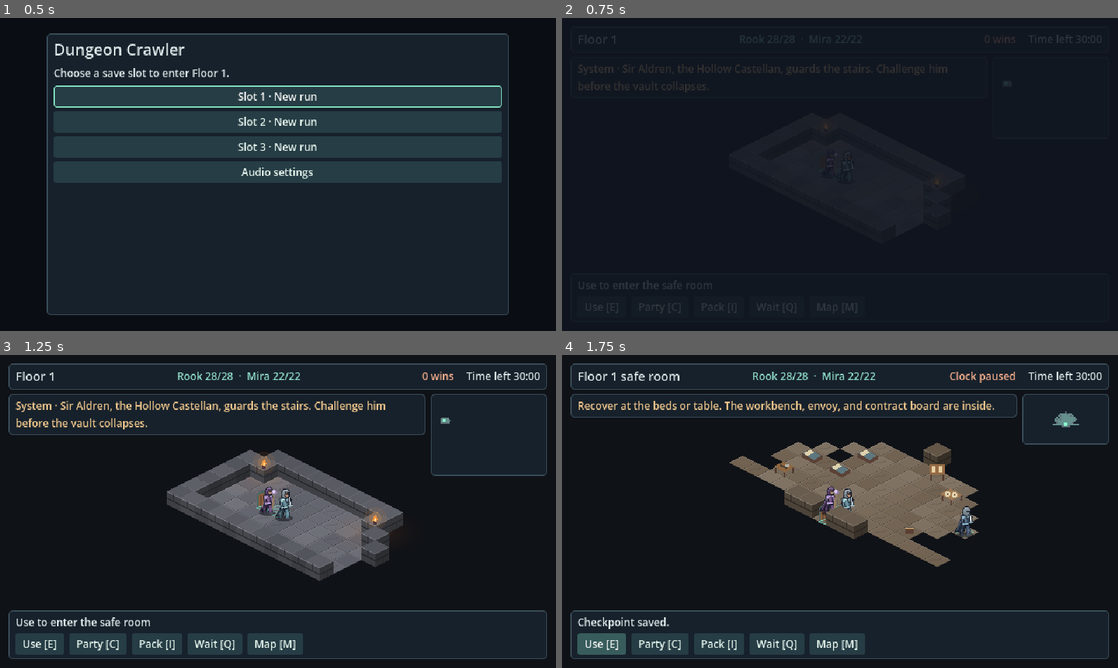
Above: before the commit, frames 1-4 (two rows, left to right).
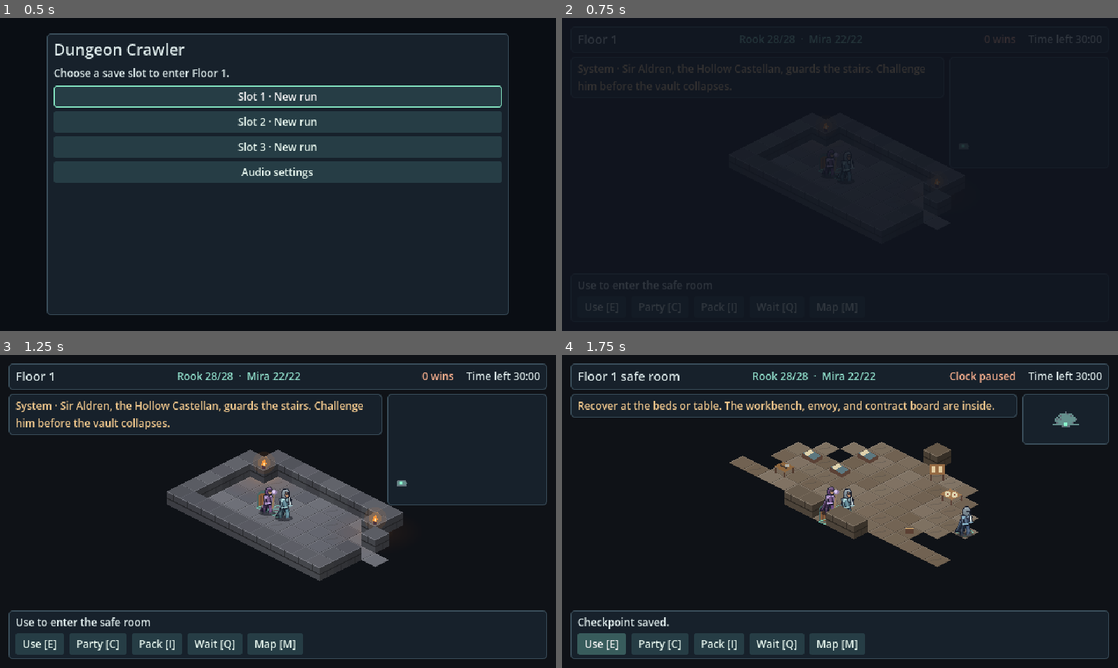
Above: after the commit, the same moments.

Repository: ChrisTitusTech/dungeon-crawler
Game: Godot game, scene res://scenes/main.tscn
Same seed, same stepped clock (60 frames per second), same inputs: the game is played once before the commit and once after it. Sound files missing from this copy of the repository are replaced by a short silence.
Inputs:
- Up to frame 1 (0.5 s): no input
- Up to frame 2 (0.75 s): click "Slot 1 · New run" at 0.5 s
- Up to frame 3 (1.25 s): no input
- Up to frame 4 (1.75 s): click "Use [E]" at 1.25 s

Frame 1 is identical in both runs. In frame 2, 0.2% of the frame differs, in the area x 3-81%, y 14-42%; in frame 3, 1.4%, in the area x 3-99%, y 12-70%; in frame 4, nothing differs.

Commit message:
Double the playable area of all three demo floors

Diff:
--- a/data/floor_2_layout.tres
+++ b/data/floor_2_layout.tres
@@ -4,29 +4,39 @@
 
 [resource]
 script = ExtResource("1_layout")
-refuge_door = Vector2i(4, 11)
+refuge_door = Vector2i(4, 16)
 rows = PackedStringArray(
-"#####################################################",
-"#####################################################",
-"#####################################################",
-"############......P...################...........####",
-"############.c......g.################.........c.####",
-"############..........################......g....####",
-"############.....s...........#########...........####",
-"###t###t####..........######.###t#####...........####",
-"##.......###..........###..........########.##t#t####",
-"##.......######.##t######......g...######..........##",
-"##.......######.#########......T...######..........##",
-"##..DS..........#########..!...................b.>.##",
-"##.......######.#########.....o....######..........##",
-"##.......######.##t######..........######..........##",
-"##.......###..........###..........########.##t#t####",
-"############..........######.###t#####...........####",
-"############..........######.#########..o........####",
-"############......s..........#########........g..####",
-"############.c........################.........m.####",
-"############..........################...........####",
-"#####################################################",
-"#####################################################",
-"#####################################################"
+"###########################################################################",
+"###########################################################################",
+"#######################################################...........#########",
+"##################################t###################..g..........t#######",
+"#########################..............###############.........m...########",
+"#########################..............###############.............########",
+"#########################...s........c.#######################.############",
+"#########################..............#######################.############",
+"############......P...###....................###############...........####",
+"############.c......g.###..............#####.###############.........c.####",
+"############..........###..........o...#####.###############......g....####",
+"############.....s.................................#########...........####",
+"###t###t####..........###..............###########.###t#####...........####",
+"##.......###..........###..............########..........########.##t#t####",
+"##.......######.##t############.###############......g...######..........##",
+"##.......######.#########t#####.###############......T...######..........##",
+"##..DS..........###############.###############..!...................b.>.##",
+"##.......######.###############.###############.....o....######..........##",
+"##.......######.##t############.###############..........######..........##",
+"##.......###..........####..............#######..........########.##t#t####",
+"############..........####..............##########.###t#####...........####",
+"############..........####...g..........##########.#########..o........####",
+"############......s................................#########........g..####",
+"############.c........####..............####################.........m.####",
+"############..........####..............####################...........####",
+"############.......................o....###################################",
+"############............##..............###################################",
+"############...s........##...........c..###################################",
+"############........c...##..............###################################",
+"############............##########t########################################",
+"############............###################################################",
+"##############t############################################################",
+"###########################################################################"
 )
--- a/data/floor_3_layout.tres
+++ b/data/floor_3_layout.tres
@@ -4,33 +4,45 @@
 
 [resource]
 script = ExtResource("1_layout")
-refuge_door = Vector2i(28, 23)
+refuge_door = Vector2i(39, 35)
 rows = PackedStringArray(
-"#########################################################",
-"#########################t#####t#########################",
-"######################.............######################",
-"######################......>......######################",
-"######################.............######################",
-"#########.........####......b......####.........#########",
-"#########.c.......####.............####.......m.#########",
-"#########.......u.########t#.#t########.........#########",
-"#########...r.....##########.##########.....s...#########",
-"#########.........####.............####.........#########",
-"#########.......................................#########",
-"#########.........####.............####.........#########",
-"#############.########..v....T.ku..########.#############",
-"#############.########.............########.#############",
-"#############.########..........c..########.#############",
-"##########t##.##t#####.............#####t##.##t##########",
-"######.............###.............###.............######",
-"######...u.........#########!#########.........v...######",
-"######.........r...#########.#########.............######",
-"######.............#########.#########..r..........######",
-"######.............#####.........#####.............######",
-"######.c.........................................c.######",
-"######.............#####....S....#####.............######",
-"########################....D....########################",
-"########################.........########################",
-"##########################t###t##########################",
-"#########################################################"
+"################################################################################",
+"####################################t#####t#####################################",
+"#################################.............##################################",
+"#################################......>......##################################",
+"#################################.............##################################",
+"####################.........####......b......####.........#####################",
+"####################.c.......####.............####.......m.###############t#####",
+"#######t############.......u.########t#.#t########.........######....v.....#####",
+"#####..........#####...r.....##########.##########.....s...######..........#####",
+"#####...r....................####.............####.........................#####",
+"#####..........#####.......................................######........c.#####",
+"#####c.........#####.........####.............####.........######..........#####",
+"######........##########.########..v....T.ku..########.#########################",
+"########################.########.............########.#########################",
+"########################.########..........c..########.#########################",
+"#####################t##.##t#####.............#####t##.##t######################",
+"########################.##############.##############.#########################",
+"########################.#t##########t#.##############.#########################",
+"##################..............###.........####..............##################",
+"##################...........c..###.........####..............##################",
+"##################....k.........###...u.....####..v.......c...##################",
+"##################..............###.........####..............##################",
+"##################..........................####..............##################",
+"##################..........u...###......................u....##################",
+"##################..............###.......c.####..............##################",
+"##################..............###.........####..............##################",
+"########################.##############.##############.#t###############t#######",
+"#########t##############.##############.##############.###########.........#####",
+"#####..........##.............###.............###.............####...s.....#####",
+"#####..........##...u.........#########!#########.........v...####.........#####",
+"#####...u......##.........r...#########.#########.............####.........#####",
+"#####.........................#########.#########..r..........####.........#####",
+"#####......c...##.............#####.........#####........................m.#####",
+"#####..........##.c.........................................c.####.........#####",
+"#################.............#####....S....#####.............##################",
+"###################################....D....####################################",
+"###################################.........####################################",
+"#####################################t###t######################################",
+"################################################################################"
 )
--- a/scripts/core/campaign_save.gd
+++ b/scripts/core/campaign_save.gd
@@ -1,7 +1,7 @@
 class_name CampaignSave
 extends RefCounted
 
-const VERSION := 5
+const VERSION := 6
 const SLOT_COUNT := 3
 
 
--- a/scripts/world/floor_one_generator.gd
+++ b/scripts/world/floor_one_generator.gd
@@ -1,9 +1,9 @@
 class_name FloorOneGenerator
 extends RefCounted
 
-const VERSION := 2
-const WIDTH := 118
-const HEIGHT := 84
+const VERSION := 3
+const WIDTH := 168
+const HEIGHT := 118
 const LEGACY_DOOR := Vector2i(13, 21)
 const ENTRY := [
 	"###########",
@@ -37,10 +37,10 @@
 	_terrain.fill("#".unicode_at(0))
 	_rooms.clear()
 	var entry := Vector2i(3, _random.randi_range(14, HEIGHT - 21))
-	var arena := Vector2i(101, _random.randi_range(9, HEIGHT - 18))
+	var arena := Vector2i(WIDTH - 17, _random.randi_range(9, HEIGHT - 18))
 	_stamp(entry, ENTRY)
 	_rooms.append(Rect2i(entry, Vector2i(11, 7)))
-	_place_rooms(_random.randi_range(18, 24))
+	_place_rooms(_random.randi_range(36, 48))
 	_connect_rooms()
 	_stamp(arena, ARENA)
 	var arena_door: Vector2i = arena + Vector2i(0, 4)
@@ -70,11 +70,11 @@
 
 
 func _place_rooms(target: int) -> void:
-	for attempt: int in 900:
+	for attempt: int in 1800:
 		if _rooms.size() >= target + 1:
 			break
 		var size := Vector2i(_random.randi_range(7, 15), _random.randi_range(6, 11))
-		var origin := Vector2i(_random.randi_range(18, 98 - size.x),
+		var origin := Vector2i(_random.randi_range(18, WIDTH - 20 - size.x),
 			_random.randi_range(3, HEIGHT - size.y - 3))
 		var candidate := Rect2i(origin, size)
 		if _rooms.any(func(room: Rect2i) -> bool: return candidate.grow(2).intersects(room)):
@@ -108,8 +108,8 @@
 		links[Vector2i(mini(best.x, best.y), maxi(best.x, best.y))] = true
 		joined.append(best.y)
 
-	var extra: int = _random.randi_range(4, 9)
-	for attempt: int in 90:
+	var extra: int = _random.randi_range(8, 18)
+	for attempt: int in 180:
 		if extra == 0:
 			break
 		var first: int = _random.randi_range(1, _rooms.size() - 2)
--- a/tests/test_floor_one.gd
+++ b/tests/test_floor_one.gd
@@ -38,8 +38,9 @@
 				if markers.has(glyph):
 					markers[glyph] += 1
 		assert_eq(visited.size(), walkable, "Seed %d has a connected floor." % seed)
+		assert_gte(walkable, 3500, "The larger vault has more playable space, not just a larger border.")
 		assert_eq(markers, {"S": 1, "D": 1, "R": 1, ">": 1, "b": 1})
-		assert_eq(floor_state.size, Vector2i(118, 84))
+		assert_eq(floor_state.size, Vector2i(168, 118))
 		assert_eq(floor_state.terrain_at(layout.refuge_door), "D")
 		enemy_counts[floor_state.enemies.size()] = true
 	assert_gt(enemy_counts.size(), 1, "Seeds vary the number of encounters.")
@@ -268,10 +269,12 @@
 
 
 func test_later_floors_have_connected_routes_and_their_own_bosses() -> void:
+	var expected_walkable := {2: 870, 3: 1106}
 	for number: int in [2, 3]:
 		var run := CampaignRun.new(42, number)
 		var floor_state: DungeonFloor = run.floor
 		var visited: Dictionary = _reachable(floor_state)
+		assert_eq(visited.size(), expected_walkable[number], "The expanded floor is reachable from its entry.")
 		assert_true(visited.has(run.refuge_door))
 		assert_eq(floor_state.terrain_at(run.refuge_door), "D")
 		assert_true(visited.has(_find(floor_state, ">")))
Not shown, changed: docs/handoff.md
Not shown, changed: docs/technical-design.md
